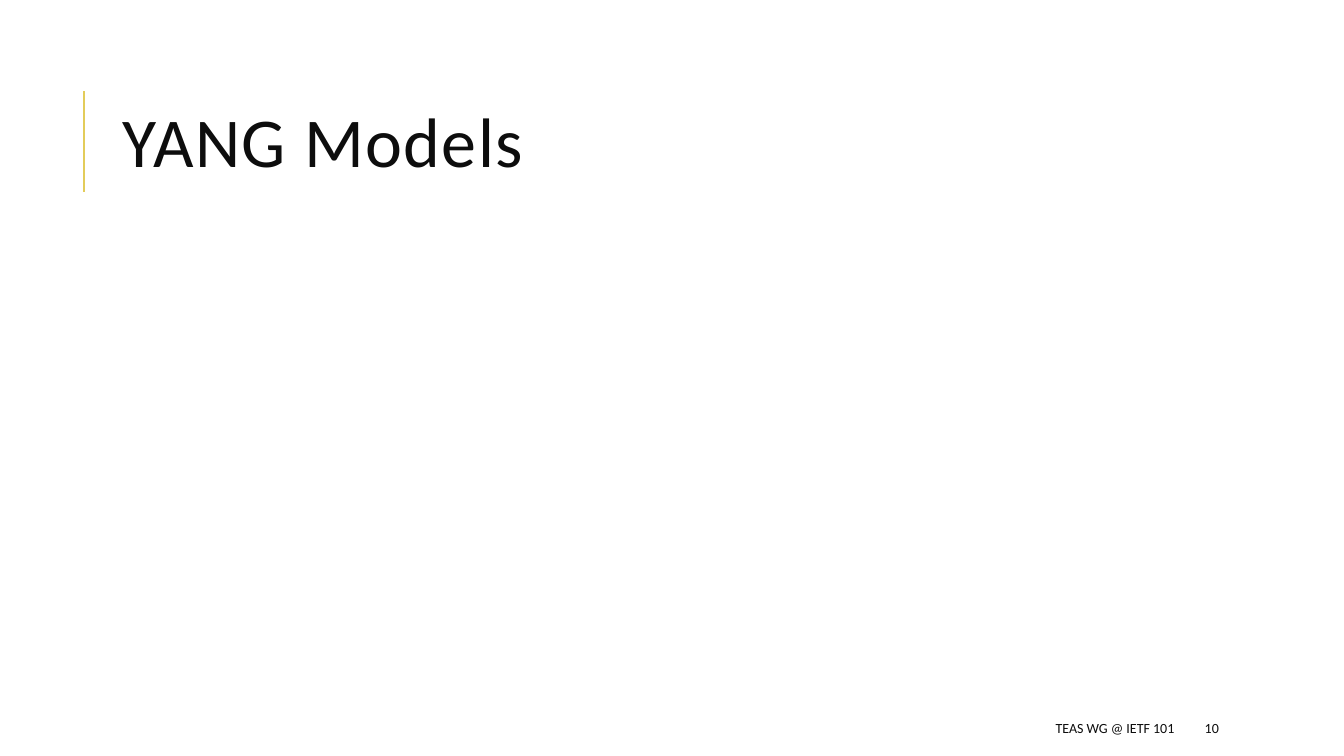
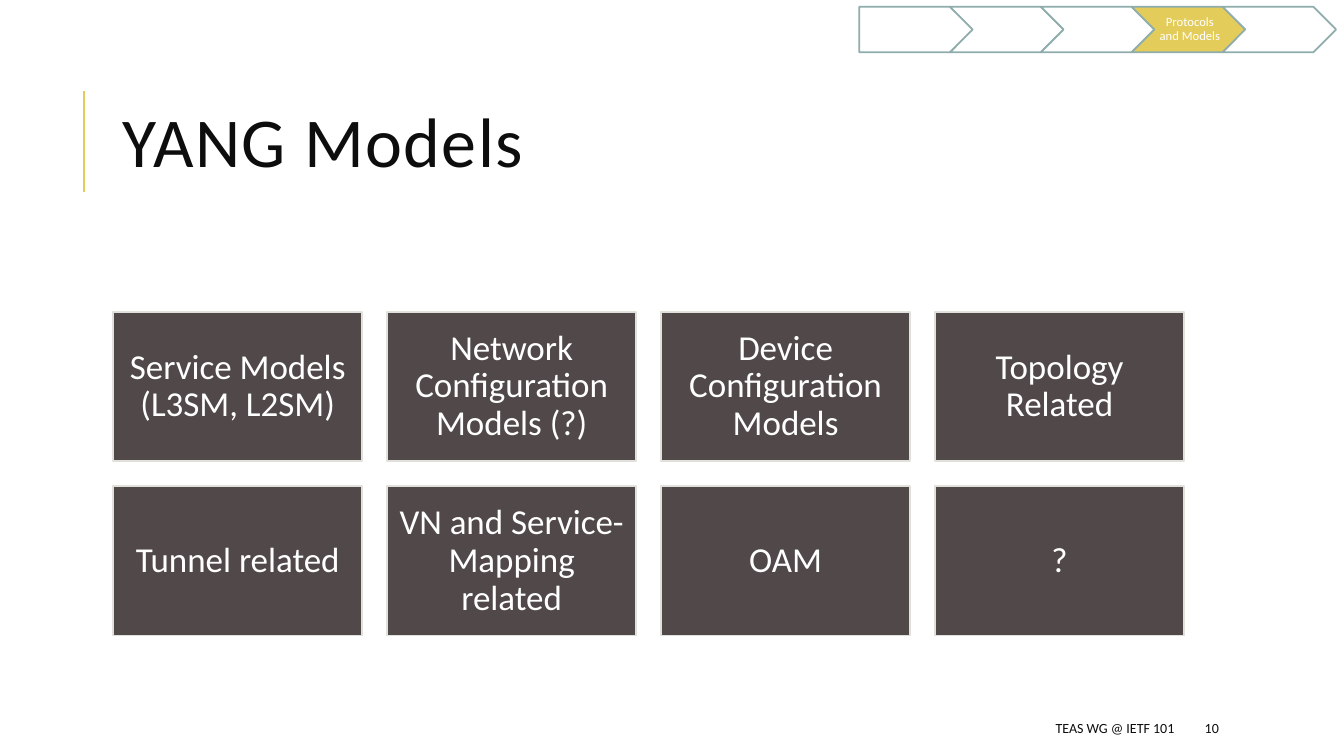
Before and after one commit to dhruvdhody-huawei/101, a slide deck: slide 10 of draft-li-teas-hierarchy-ip-controllers.pptx. Drawn at 1344x756 pixels with LibreOffice and Linux fonts; fonts in the diff are those of the drawing. Boxes give left, top, right and bottom in pixels: in the first picture for what was removed or moved away, otherwise in the second. Text is boxed around its words. In the diff, an @@ line names an element or a change of style, - is before the commit and + after.

```diff
--- a/draft-li-teas-hierarchy-ip-controllers.pptx
+++ b/draft-li-teas-hierarchy-ip-controllers.pptx
@@ group added at (x1=859, y1=7, x2=1337, y2=52): 4 chevrons, 1 pentagon arrow, 1 text @@
+Protocols and Models
@@ group added at (x1=113, y1=312, x2=1185, y2=635): 8 rectangles, 8 texts @@
+Service Models (L3SM, L2SM)
+Network Configuration Models (?)
+Device Configuration Models
+Topology Related
+Tunnel related
+VN and Service-Mapping related
+OAM
+?
```
Also in this commit, not shown: 9 other slides changed, 1 slide added, 1 other file.
